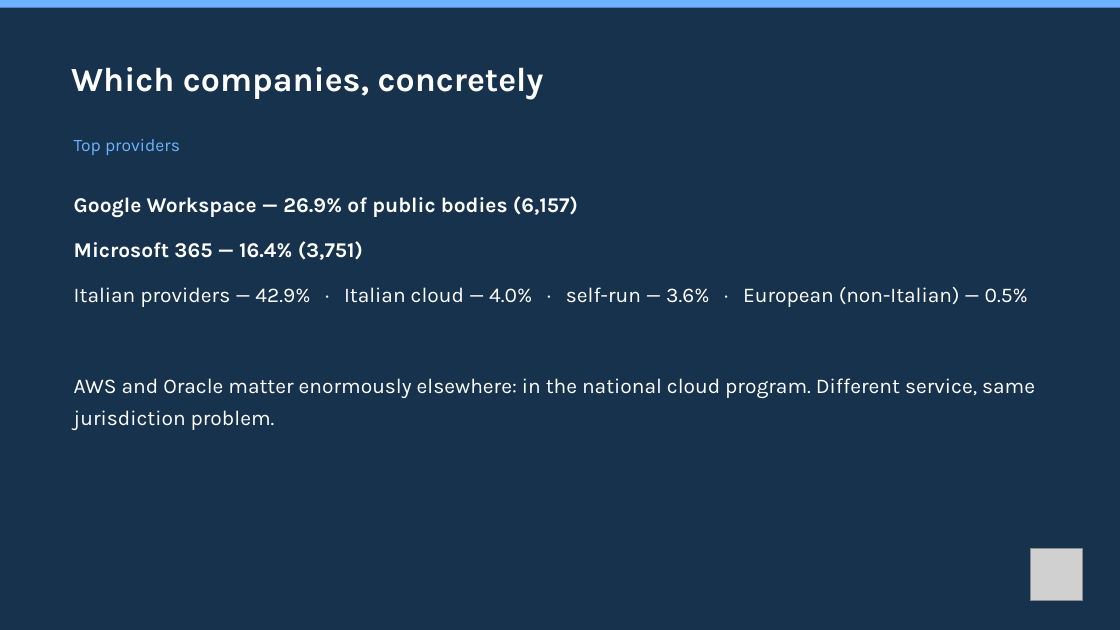
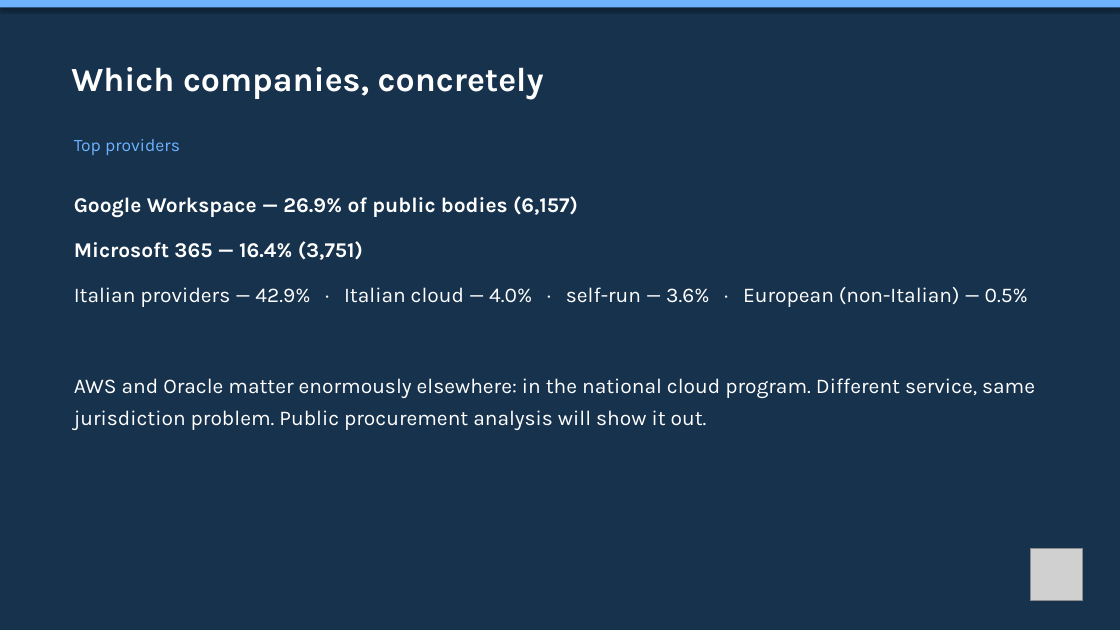
Before and after one commit to mxmap-it/osservatorio-nazionale-sovranita-digitale, a slide deck: slide 13 of static/slide/sfscon-2026-mxmap-italia.pptx (slide 12 before the commit). Drawn at 1120x630 pixels with LibreOffice and Linux fonts; fonts in the diff are those of the drawing; grey boxes stand for pictures. Boxes give left, top, right and bottom in pixels: in the first picture for what was removed or moved away, otherwise in the second. Text is boxed around its words. In the diff, an @@ line names an element or a change of style, - is before the commit and + after.

```diff
--- a/static/slide/sfscon-2026-mxmap-italia.pptx
+++ b/static/slide/sfscon-2026-mxmap-italia.pptx
@@ rectangle at (0,0,1120,8): shadow on @@
@@ text at (74,378,1035,430): text changed @@
-AWS and Oracle matter enormously elsewhere: in the national cloud program. Different service, same jurisdiction problem.
+AWS and Oracle matter enormously elsewhere: in the national cloud program. Different service, same jurisdiction problem. Public procurement analysis will show it out.
```
Also in this commit, not shown: 38 other slides changed, 3 slides added, 3 slides removed, 4 other files.
